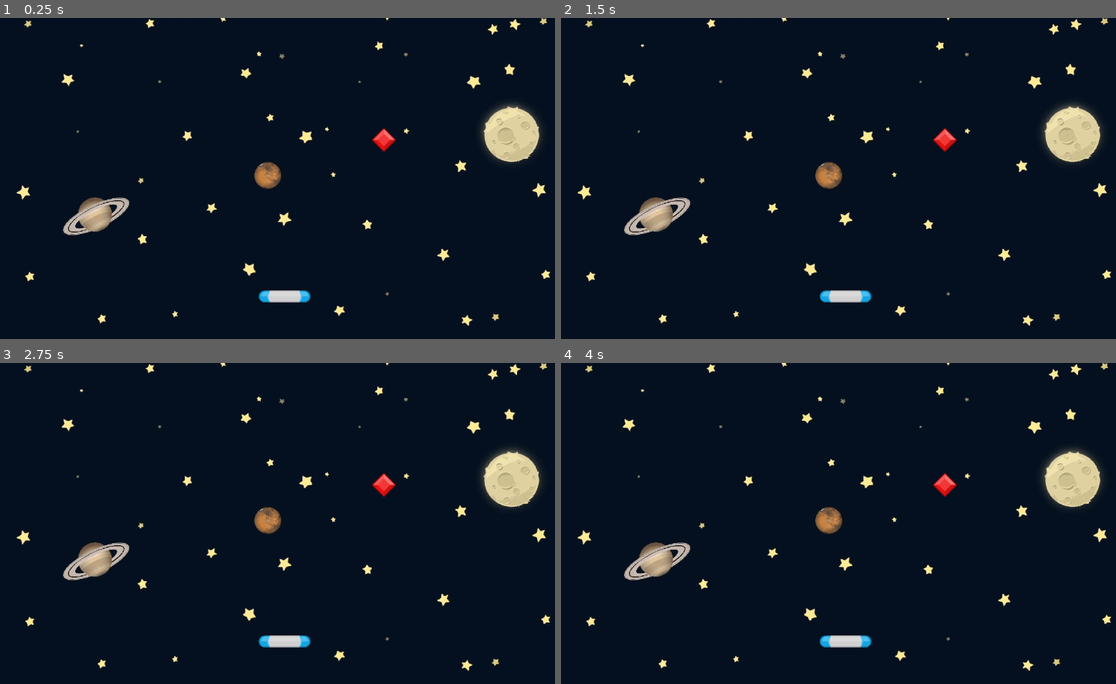
Above: before the commit, frames 1-4 (two rows, left to right).
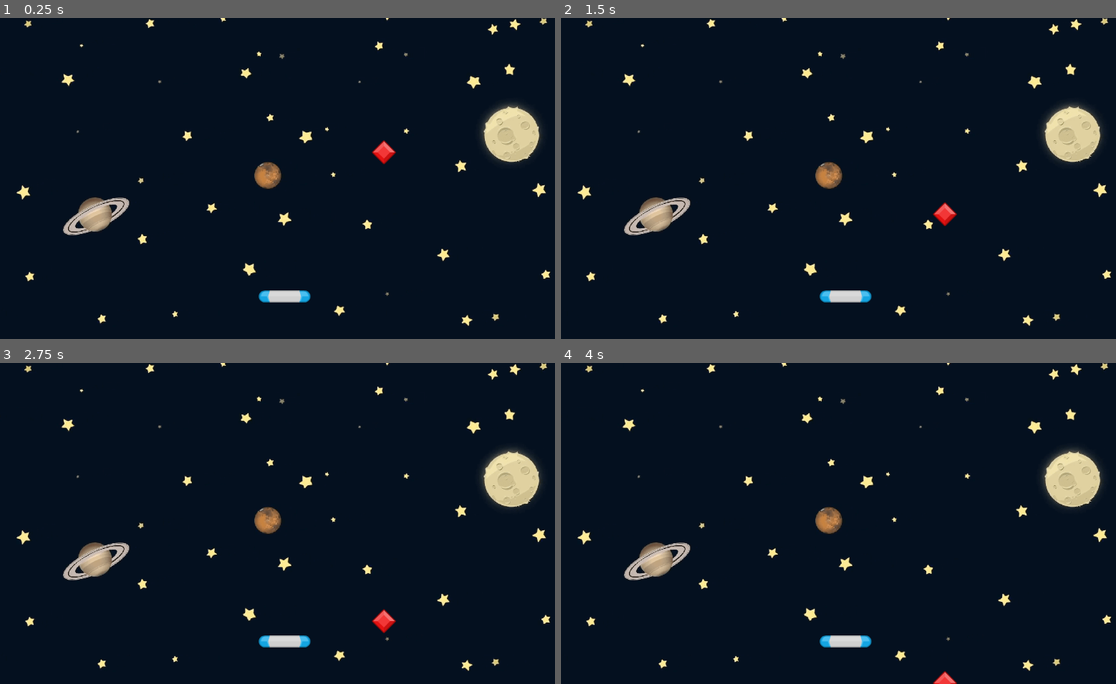
Above: after the commit, the same moments.

Repository: MichaelRMartinez/gem-catcher
Game: Godot game, scene res://scenes/game.tscn
The game is run twice, just before and just after one commit, with the same random seed, the same clock (stepped at 60 frames per second) and the same inputs.
Inputs:
- Up to frame 1 (0.25 s): no input
- Up to frame 2 (1.5 s): no input
- Up to frame 3 (2.75 s): no input
- Up to frame 4 (4 s): no input

The runs differ from the first frame. In frame 1, 0.3% of the frame differs, in the area x 66-72%, y 34-46%; in frame 2, 0.4%, in the area x 66-72%, y 34-65%; in frame 3, 0.4%; in frame 4, 0.3%.

Commit message:
Make gem descend and remove itself when it reaches viewport bottom

Diff:
--- /dev/null
+++ b/scenes/gem.gd
@@ -0,0 +1,11 @@
+extends Area2D
+
+func _ready() -> void:
+	pass
+
+func _process(delta: float) -> void:
+	position.y += 100.0 * delta
+
+	if position.y > get_viewport_rect().size.y:
+		set_process(false)
+		queue_free()
--- a/scenes/gem.tscn
+++ b/scenes/gem.tscn
@@ -1,10 +1,12 @@
-[gd_scene load_steps=3 format=3 uid="uid://bnpc1ounhg5hr"]
+[gd_scene load_steps=4 format=3 uid="uid://bnpc1ounhg5hr"]
 
+[ext_resource type="Script" path="res://scenes/gem.gd" id="1_i6hpf"]
 [ext_resource type="Texture2D" uid="uid://ylvoa6sb4gi" path="res://assets/element_red_diamond.png" id="1_yim2p"]
 
 [sub_resource type="RectangleShape2D" id="RectangleShape2D_ri76t"]
 
 [node name="Gem" type="Area2D"]
+script = ExtResource("1_i6hpf")
 
 [node name="Sprite2D" type="Sprite2D" parent="."]
 texture = ExtResource("1_yim2p")
